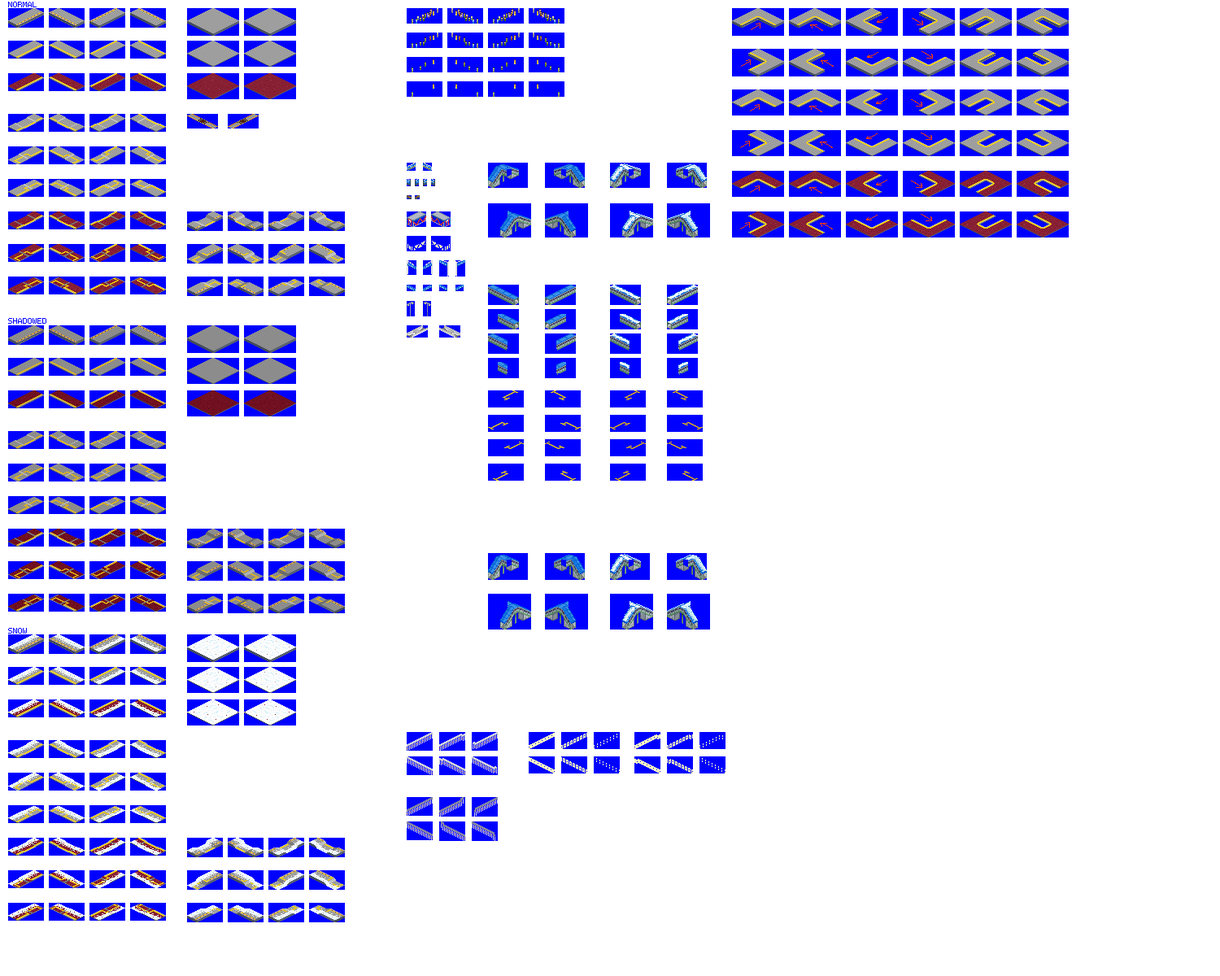
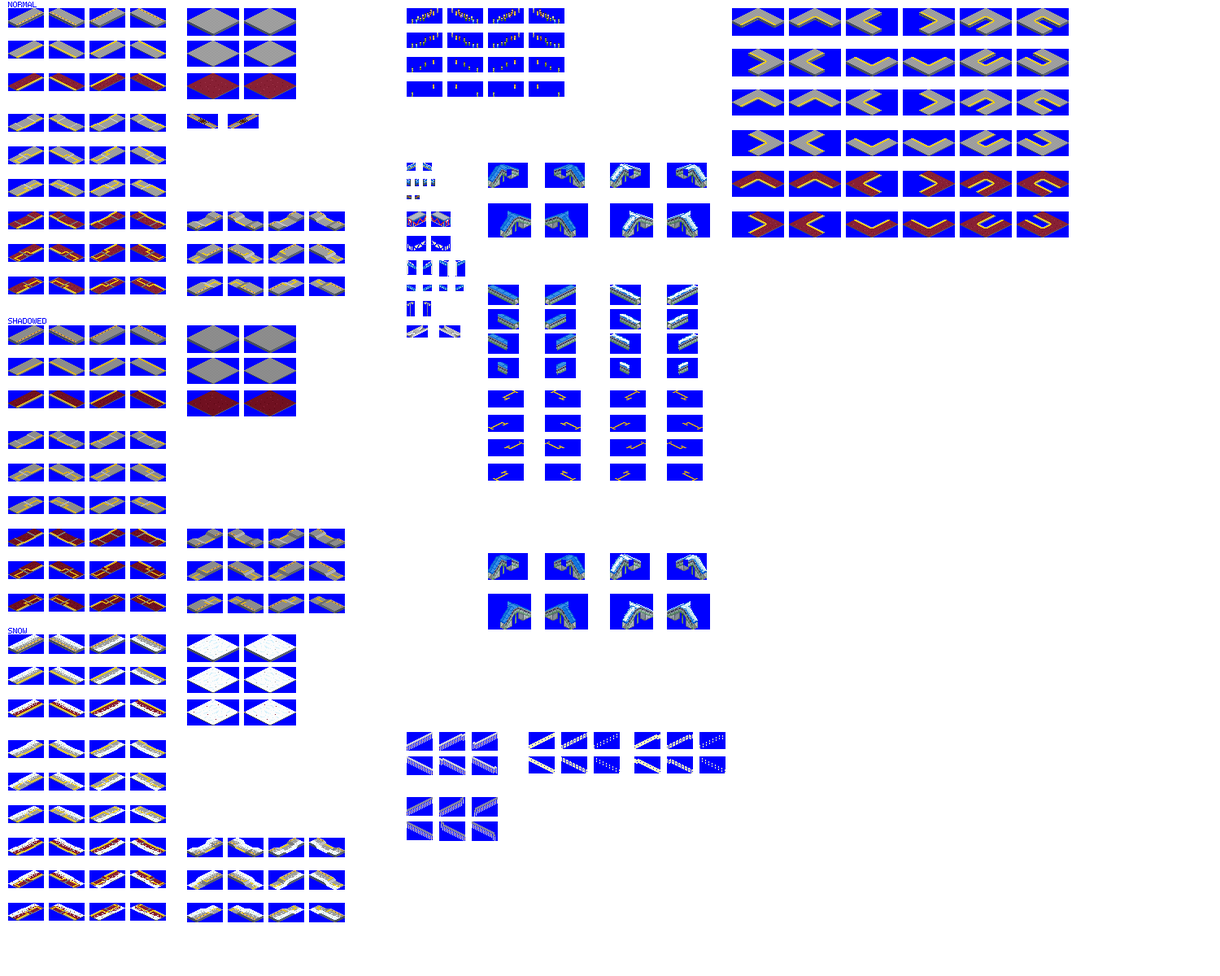
Before/after of a 1220×976 layered artwork. What changed in the layer stack:
painted on "temporary2" over <box>740,17,934,230</box>
